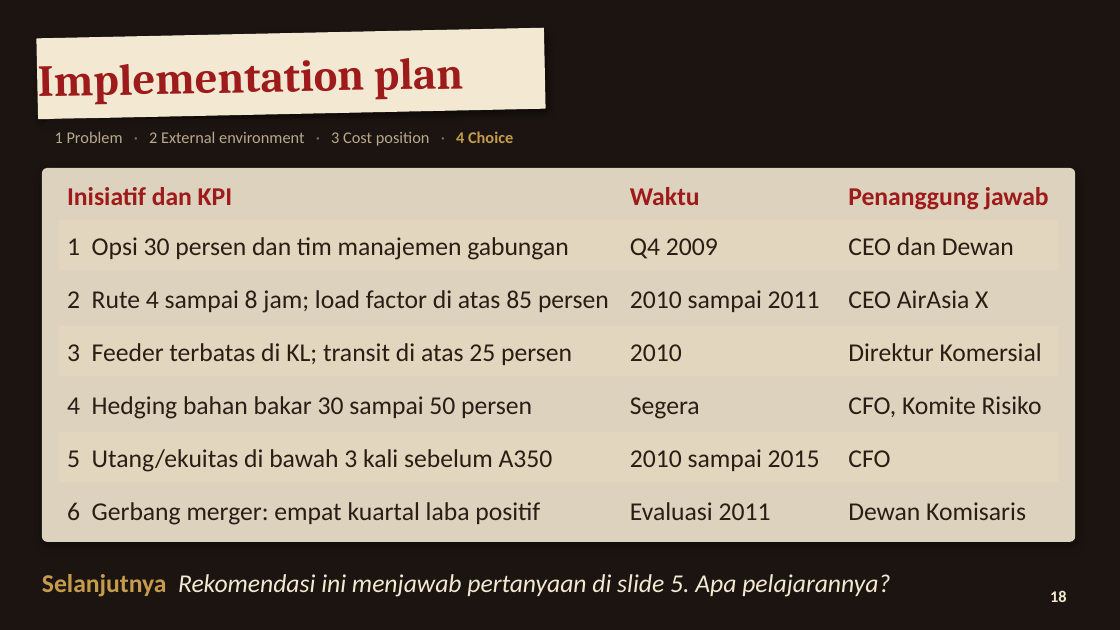
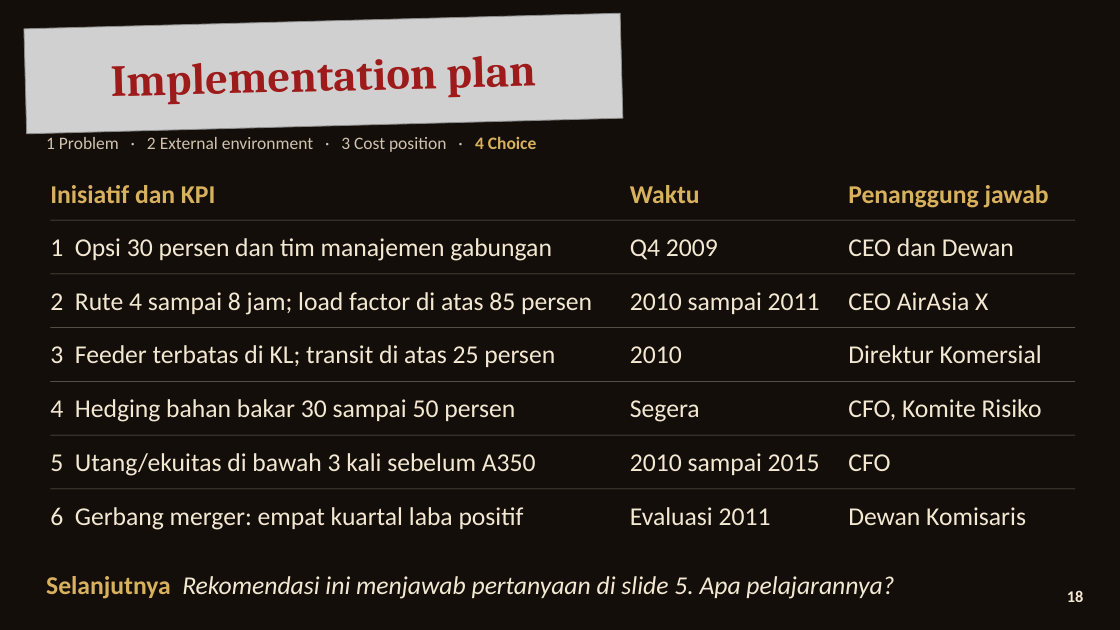
Before and after one commit to aslihabnuri/Dom-Manipulation, a slide deck: slide 18 of strategic-management/airasia-case/SMJKT_Group 3_Aslih_Case AirAsia.pptx. Drawn at 1120x630 pixels with LibreOffice and Linux fonts; fonts in the diff are those of the drawing; grey boxes stand for pictures; background and template pictures are left out. Boxes give left, top, right and bottom in pixels: in the first picture for what was removed or moved away, otherwise in the second. Text is boxed around its words. In the diff, an @@ line names an element or a change of style, - is before the commit and + after.

```diff
--- a/strategic-management/airasia-case/SMJKT_Group 3_Aslih_Case AirAsia.pptx
+++ b/strategic-management/airasia-case/SMJKT_Group 3_Aslih_Case AirAsia.pptx
@@ text "Implementation plan": place and size @@
-text "Implementation plan" at <box>38,58,463,105</box>
+text "Implementation plan" at <box>111,56,536,105</box>
@@ text "Implementation plan" at <box>111,56,536,105</box>: alignment left to centre @@
@@ picture added at <box>24,13,623,134</box> @@
@@ rectangle removed at <box>37,28,545,119</box> @@
@@ rounded rectangle removed at <box>38,119,760,155</box> @@
@@ text "1 Problem · 2 External ...": place and size @@
-text "1 Problem · 2 External ..." at <box>55,131,513,146</box>
+text "1 Problem · 2 External ..." at <box>46,136,536,152</box>
@@ text "1 Problem · 2 External ..." at <box>46,136,536,152</box>: size 14 to 15 pt; text colour #B8A98F to #CFC3AE in "1 Problem 2 External environment 3 Cost ..."; text colour #8A7A64 to #CFC3AE in "· · ·"; text colour #C69C4A to #D8B15E in "4 Choice" @@
@@ rounded rectangle removed at <box>42,168,1075,542</box> @@
@@ text colour #9E1B1B to #D8B15E in 3 elements at <box>630,185,700,203</box>, <box>848,185,1049,208</box>, <box>50,185,215,203</box> @@
@@ text "Inisiatif dan KPI": place and size @@
-text "Inisiatif dan KPI" at <box>67,187,232,205</box>
+text "Inisiatif dan KPI" at <box>50,185,215,203</box>
@@ text "1 Opsi 30 persen dan ...": place and size @@
-text "1 Opsi 30 persen dan ..." at <box>67,237,569,260</box>
+text "1 Opsi 30 persen dan ..." at <box>50,238,552,261</box>
@@ line added from (50, 220) to (1075, 220), #F3E8D2 0.5 pt @@
@@ rectangle removed at <box>59,220,1059,271</box> @@
@@ text "2 Rute 4 sampai 8 ...": place and size @@
-text "2 Rute 4 sampai 8 ..." at <box>67,290,609,313</box>
+text "2 Rute 4 sampai 8 ..." at <box>50,292,592,315</box>
@@ line added from (50, 274) to (1075, 274), #F3E8D2 0.5 pt @@
@@ text "3 Feeder terbatas di KL; ...": place and size @@
-text "3 Feeder terbatas di KL; ..." at <box>67,343,572,365</box>
+text "3 Feeder terbatas di KL; ..." at <box>50,345,555,367</box>
@@ line added from (50, 328) to (1075, 328), #F3E8D2 0.5 pt @@
@@ rectangle removed at <box>59,326,1059,376</box> @@
@@ text "4 Hedging bahan bakar 30 ...": place and size @@
-text "4 Hedging bahan bakar 30 ..." at <box>67,396,532,419</box>
+text "4 Hedging bahan bakar 30 ..." at <box>50,399,515,422</box>
@@ line added from (50, 381) to (1075, 381), #F3E8D2 0.5 pt @@
@@ text "5 Utang/ekuitas di bawah 3 ...": place and size @@
-text "5 Utang/ekuitas di bawah 3 ..." at <box>67,449,553,472</box>
+text "5 Utang/ekuitas di bawah 3 ..." at <box>50,453,536,476</box>
@@ line added from (50, 435) to (1075, 435), #F3E8D2 0.5 pt @@
@@ rectangle removed at <box>59,432,1059,482</box> @@
@@ text colour #2A1E14 to #F3E8D2 in 18 elements at <box>630,239,718,260</box>, <box>848,238,1014,256</box>, <box>50,238,552,261</box>, <box>630,292,820,314</box>, <box>630,346,682,363</box>, <box>630,400,700,422</box>, <box>630,453,820,475</box>, <box>630,507,771,525</box>, <box>848,292,988,310</box>, <box>848,345,1042,363</box>, <box>50,292,592,315</box>, <box>848,399,1042,420</box>, <box>848,454,890,471</box>, <box>50,345,555,367</box>, <box>848,507,1026,525</box>, <box>50,399,515,422</box>, <box>50,453,536,476</box>, <box>50,507,524,530</box> @@
@@ text "6 Gerbang merger: empat kuartal ...": place and size @@
-text "6 Gerbang merger: empat kuartal ..." at <box>67,502,540,525</box>
+text "6 Gerbang merger: empat kuartal ..." at <box>50,507,524,530</box>
@@ line added from (50, 489) to (1075, 489), #F3E8D2 0.5 pt @@
@@ rectangle removed at <box>0,556,1120,608</box> @@
@@ text "Selanjutnya Rekomendasi ini menjawab pertanyaan ..." at <box>46,576,894,599</box>: text colour #C69C4A to #D8B15E in "Selanjutnya" @@
@@ text "18" at <box>1067,590,1084,602</box>: alignment centre to right @@
@@ ellipse removed at <box>1038,576,1080,618</box> @@
```
Also in this commit, not shown: 19 other slides changed, 11 other files.
